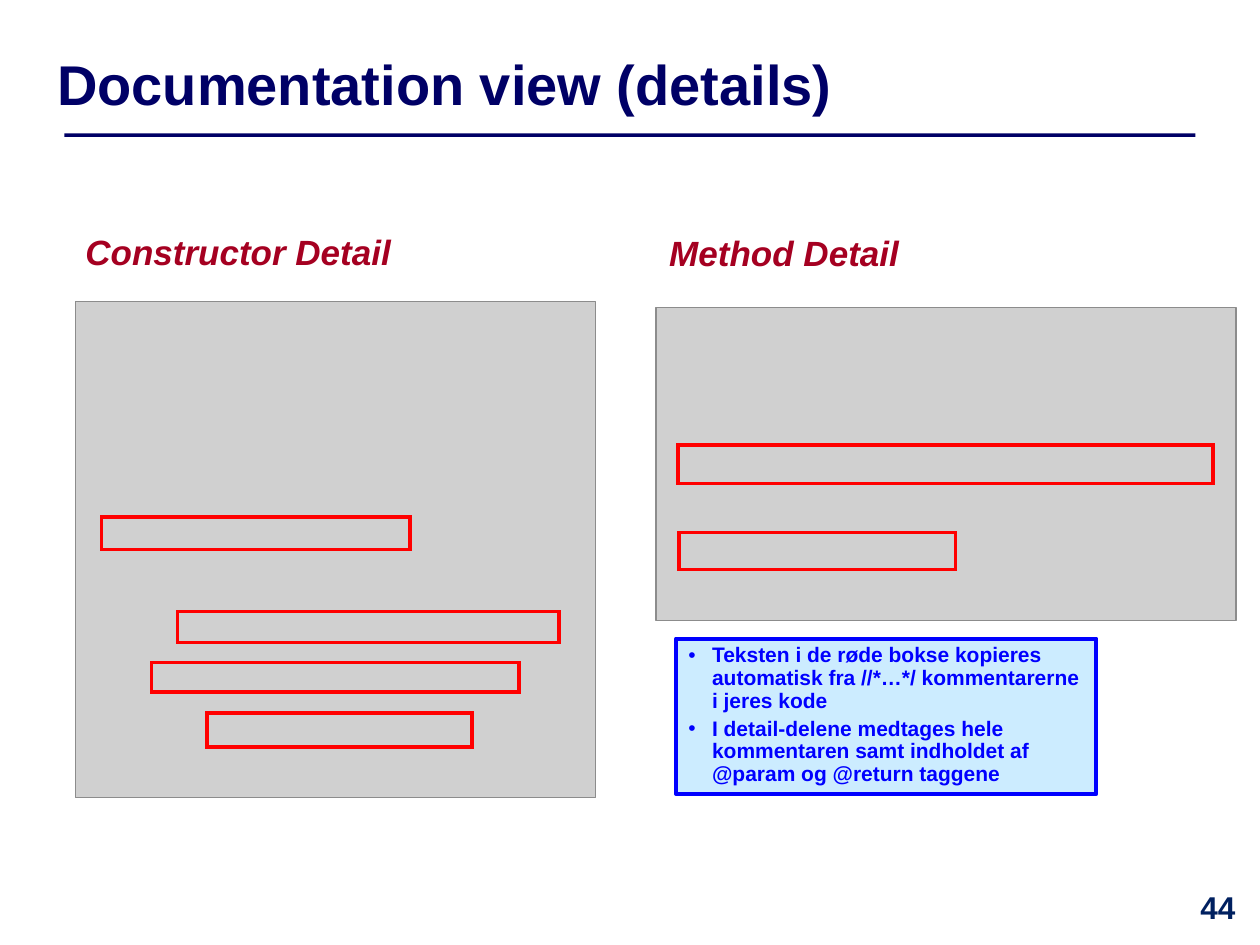
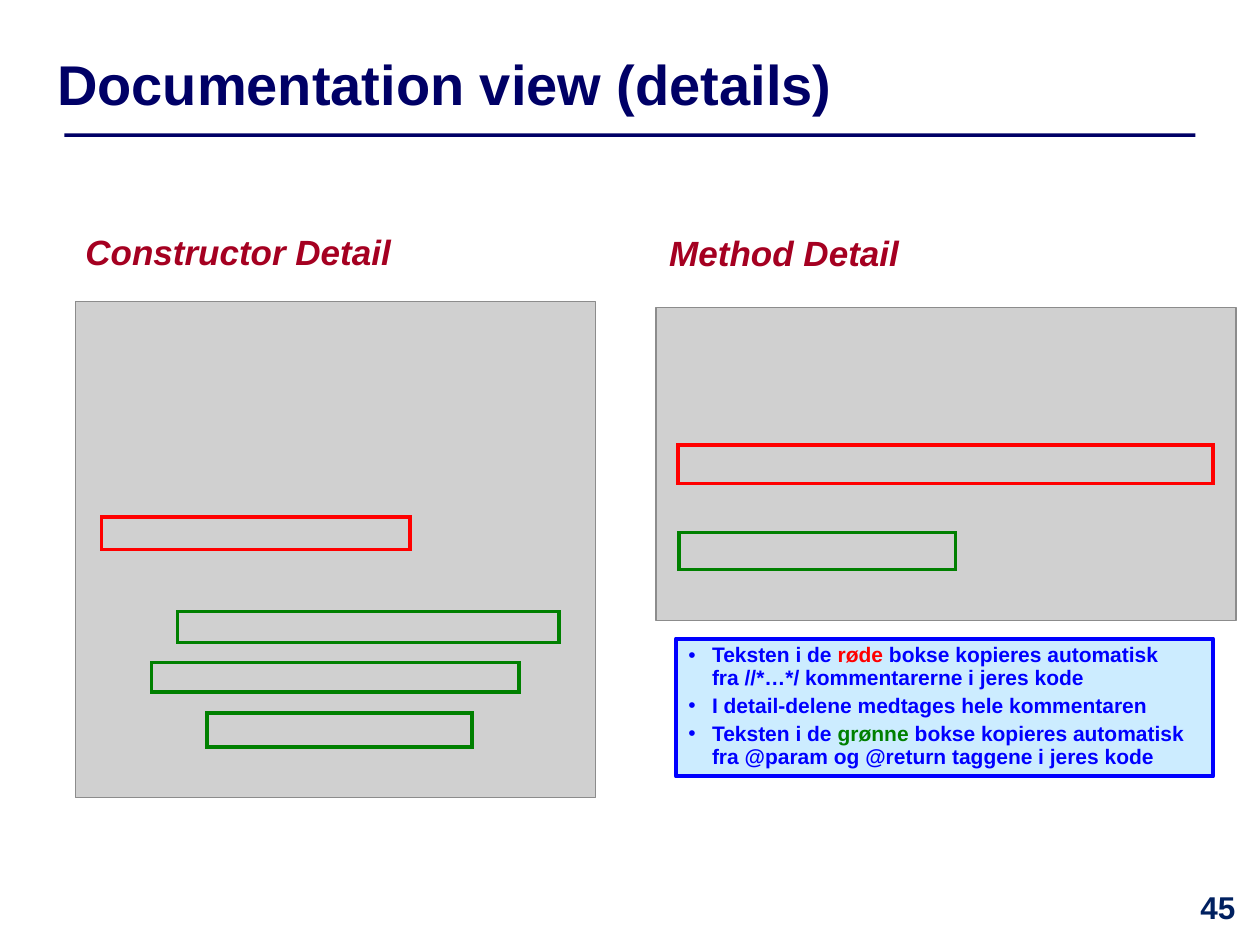
Before and after one commit to IntProgAU/Materiale, a slide deck: slide 45 of web/e21/uge_11/Slides-Uge11.pptx (slide 44 before the commit). Drawn at 1260x945 pixels with LibreOffice and Linux fonts; fonts in the diff are those of the drawing; grey boxes stand for pictures. Boxes give left, top, right and bottom in pixels: in the first picture for what was removed or moved away, otherwise in the second. Text is boxed around its words. In the diff, an @@ line names an element or a change of style, - is before the commit and + after.

```diff
--- a/web/e21/uge_11/Slides-Uge11.pptx
+++ b/web/e21/uge_11/Slides-Uge11.pptx
@@ rectangle "Teksten i de røde bokse ...": place and size @@
-rectangle "Teksten i de røde bokse ..." at <box>677,639,1097,794</box>
+rectangle "Teksten i de røde bokse ..." at <box>677,639,1213,776</box>
@@ text in rectangle at <box>712,646,1158,690</box>: text colour #0000FF to #FF0000 in "røde" @@
@@ outline #FF0000 2 pt to #008000 2 pt in 4 elements at <box>679,533,955,570</box>, <box>178,611,559,643</box>, <box>151,663,519,692</box>, <box>207,713,471,747</box> @@
@@ text in rectangle at <box>712,697,1184,768</box>: text changed @@
-• I detail-delene medtages hele kommentaren samt indholdet af @param og @return taggene
+• I detail-delene medtages hele kommentaren
+• Teksten i de grønne bokse kopieres automatisk fra @param og @return taggene i jeres kode
@@ page number at <box>1200,897,1235,920</box>: text changed @@
-44
+45
```
Also in this commit, not shown: 17 other slides changed, 1 other file.
